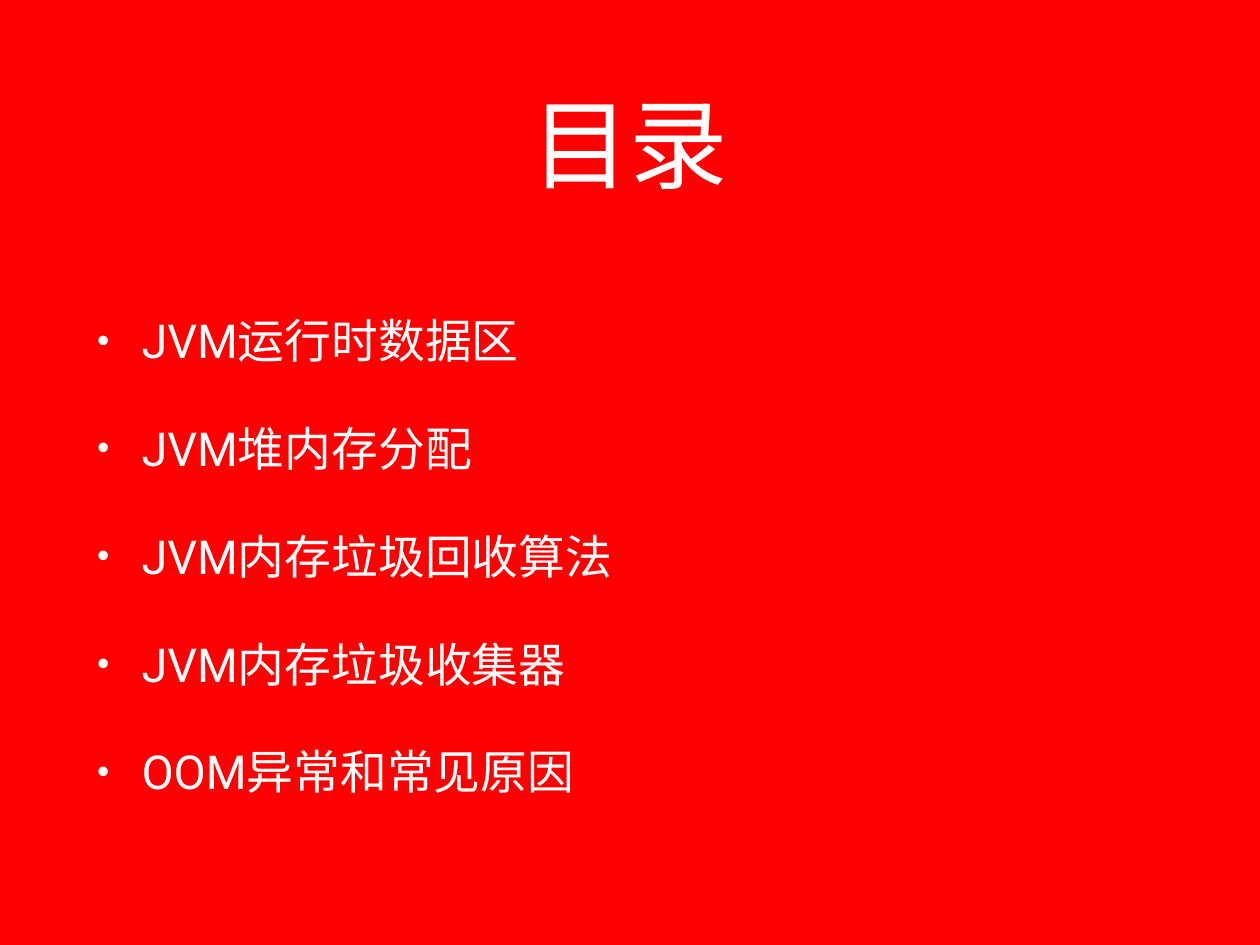
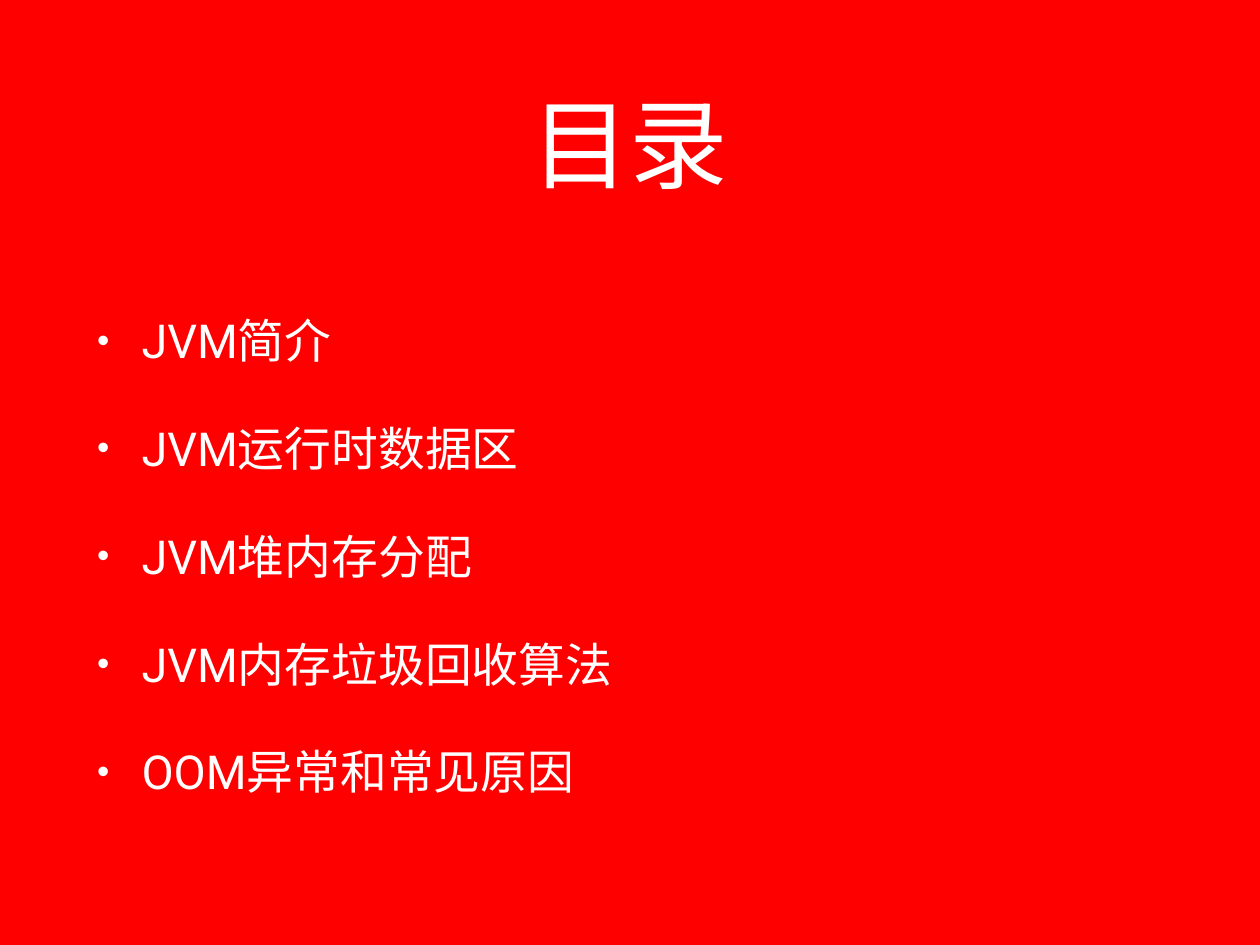
Before and after one commit to lxyangfan/lxyangfan, a slide deck: slide 2 of source/_drafts/jvm.pptx. Drawn at 1260x945 pixels with LibreOffice and Linux fonts; fonts in the diff are those of the drawing; background and template pictures are left out. Boxes give left, top, right and bottom in pixels: in the first picture for what was removed or moved away, otherwise in the second. Text is boxed around its words. In the diff, an @@ line names an element or a change of style, - is before the commit and + after.

```diff
--- a/source/_drafts/jvm.pptx
+++ b/source/_drafts/jvm.pptx
@@ text at (142,318,332,362): paragraph added @@
+• JVM简介
@@ text at (142,642,566,686): paragraph removed @@
-• JVM内存垃圾收集器
```
Also in this commit, not shown: 6 other slides changed, 13 slides added, 4 slides removed, 2 other files.
